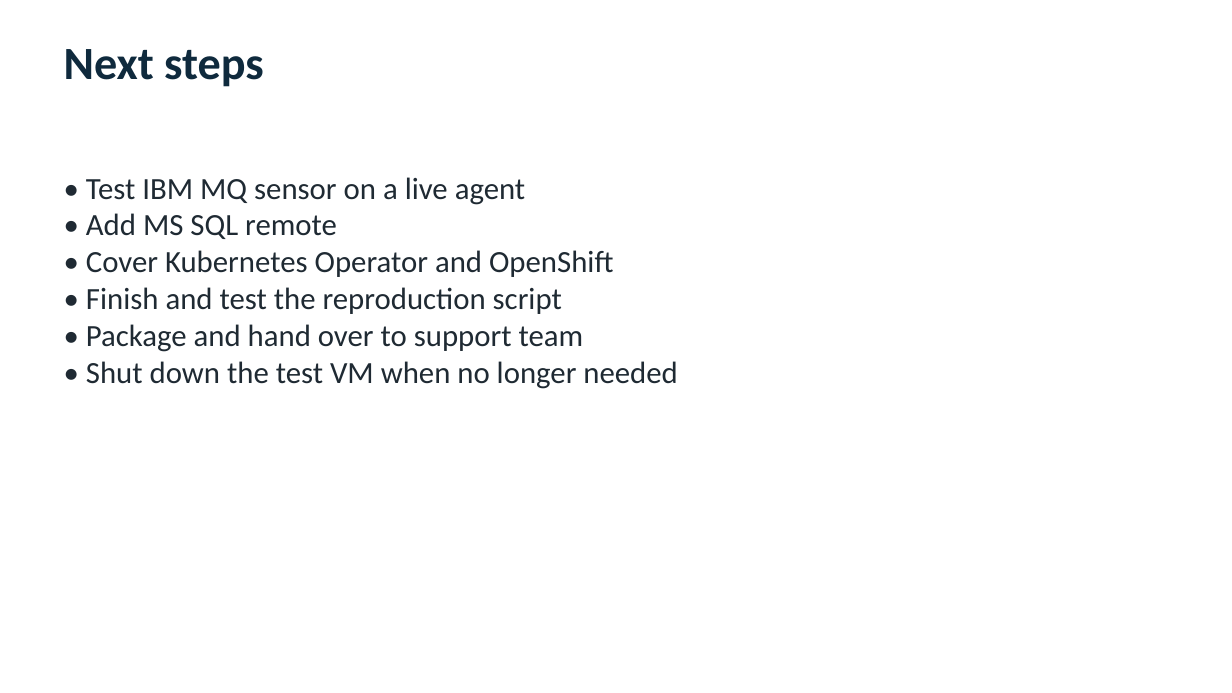
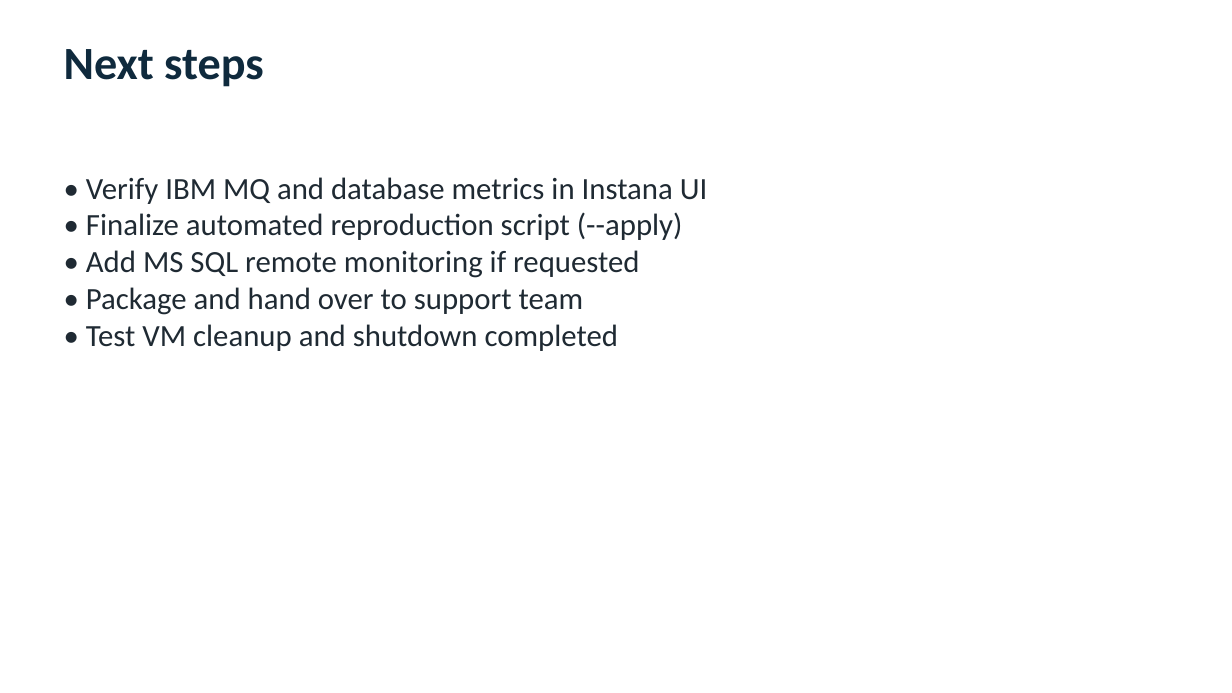
Before and after one commit to miodragmikrut1980/instana-agent-script, a slide deck: slide 11 of presentation/Instana-Agent-Installer.pptx. Drawn at 1232x693 pixels with LibreOffice and Linux fonts; fonts in the diff are those of the drawing. Boxes give left, top, right and bottom in pixels: in the first picture for what was removed or moved away, otherwise in the second. Text is boxed around its words. In the diff, an @@ line names an element or a change of style, - is before the commit and + after.

Commit message:
Add visual install catalog, Log Triage tool and agent-install.sh status/triage/DB-MQ sensor support
- agent-config-generator.html: 18-platform install catalog, command/YAML/repro-lab/ticket-reply generators
- agent-triage.html: offline agent.log diagnostics with 7 error signatures
- agent-install.sh: --status, --connectivity, --triage, interactive menu, DB/MQ sensor config
- refreshed instana-agent-installer.zip, docs and presentation

```diff
--- a/presentation/Instana-Agent-Installer.pptx
+++ b/presentation/Instana-Agent-Installer.pptx
@@ text at [86,177,707,278]: text changed @@
-• Test IBM MQ sensor on a live agent
-• Add MS SQL remote
-• Cover Kubernetes Operator and OpenShift
-• Finish and test the reproduction script
+• Verify IBM MQ and database metrics in Instana UI
+• Finalize automated reproduction script (--apply)
+• Add MS SQL remote monitoring if requested
@@ text at [86,324,618,351]: text changed @@
-• Shut down the test VM when no longer needed
+• Test VM cleanup and shutdown completed
```
Also in this commit, not shown: 3 other slides changed, 7 other files.
